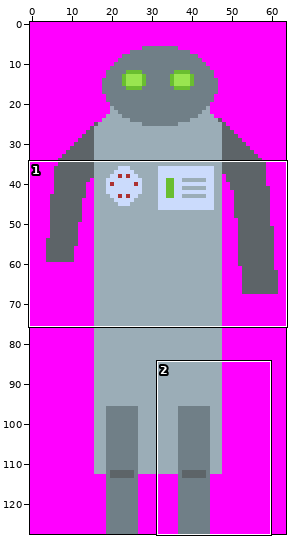
One commit to this pixel-art file: assets/char.aseprite. Above: a wide view before the commit, with the close-up outlined.
Close-up. Before the edit:
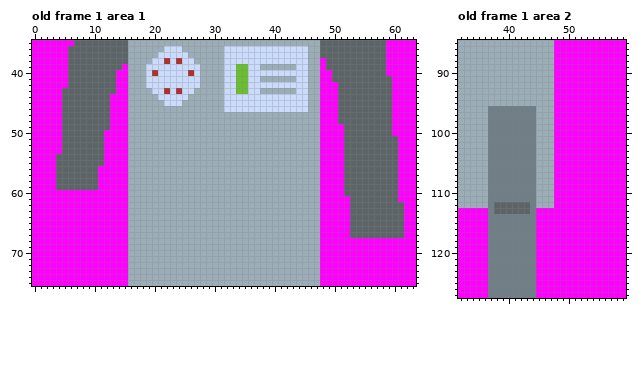
64x128 pixels, 1 frame. Shown: old frame 1 area 1: x 0..63, y 35..75; old frame 1 area 2: x 32..59, y 85..127. The commit also changed other frames or places, which this record leaves out.
New version:
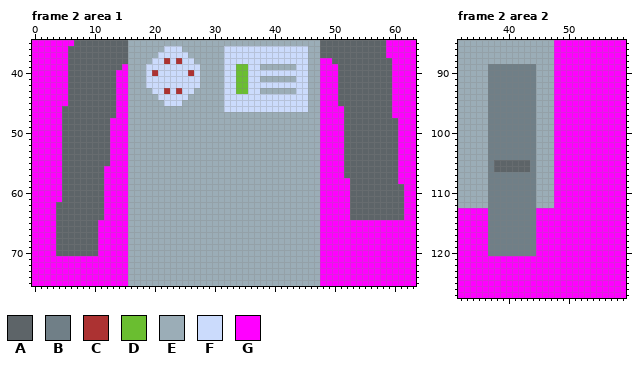
Palette (. is transparent): A #5d6468  B #707f87  C #ac3232  D #6abe30  E #9badb7  F #cbdbfc  G #ff00ff
A new or re-ordered frame is compared with the old frame closest to it.
The exact change:
frames 1 -> 3
Changed rows in their new state; - is an unchanged pixel.
Frame 2 area 1 is new; against old frame 1, layer "Layer 1":
first column x 4:
38 ---------------------------------------------G---------A--
39 ---------------------------------------------GG--------A--
40 ----------------------------------------------G--------A--
41 ----------------------------------------------G-----------
43 -G--------------------------------------------------------
44 -G-------A------------------------------------------------
45 -G-------A------------------------------------------------
46 ---------A-------------------------------------G----------
47 ---------A-------------------------------------G----------
48 -----------------------------------------------G--------A-
49 --------------------------------------------------------A-
50 --------A-----------------------------------------------A-
51 --------A-------------------------------------------------
52 --------A-------------------------------------------------
53 --------A-------------------------------------------------
54 G-------A-------------------------------------------------
55 G-------A-------------------------------------------------
56 G------A--------------------------------------------------
57 G------A--------------------------------------------------
58 G------A----------------------------------------G---------
59 G------A----------------------------------------G--------A
60 -AAAAAAA----------------------------------------G--------A
61 -AAAAAAA-------------------------------------------------A
62 AAAAAAAA--------------------------------------------------
63 AAAAAAAA--------------------------------------------------
64 AAAAAAAA--------------------------------------------------
65 AAAAAAA------------------------------------------GGGGGGGGG
66 AAAAAAA------------------------------------------GGGGGGGGG
67 AAAAAAA------------------------------------------GGGGGGGGG
68 AAAAAAA---------------------------------------------------
69 AAAAAAA---------------------------------------------------
70 AAAAAAA---------------------------------------------------
Frame 2 area 2 is new; against old frame 1, layer "Layer 1":
first column x 37:
 89 BBBBBBBB
 90 BBBBBBBB
 91 BBBBBBBB
 92 BBBBBBBB
 93 BBBBBBBB
 94 BBBBBBBB
 95 BBBBBBBB
first column x 38:
105 AAAAAA
106 AAAAAA
first column x 38:
112 BBBBBB
113 BBBBBB
first column x 37:
121 GGGGGGGG
122 GGGGGGGG
123 GGGGGGGG
124 GGGGGGGG
125 GGGGGGGG
126 GGGGGGGG
127 GGGGGGGG
